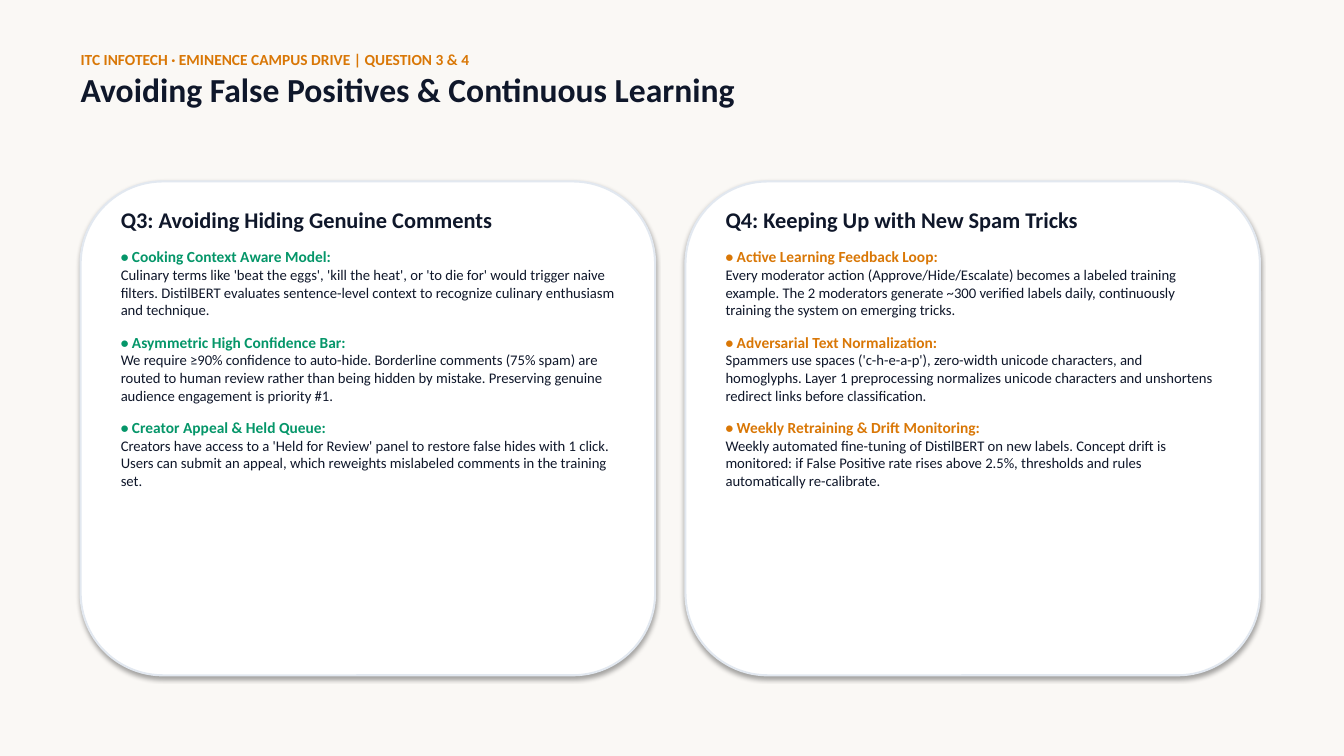
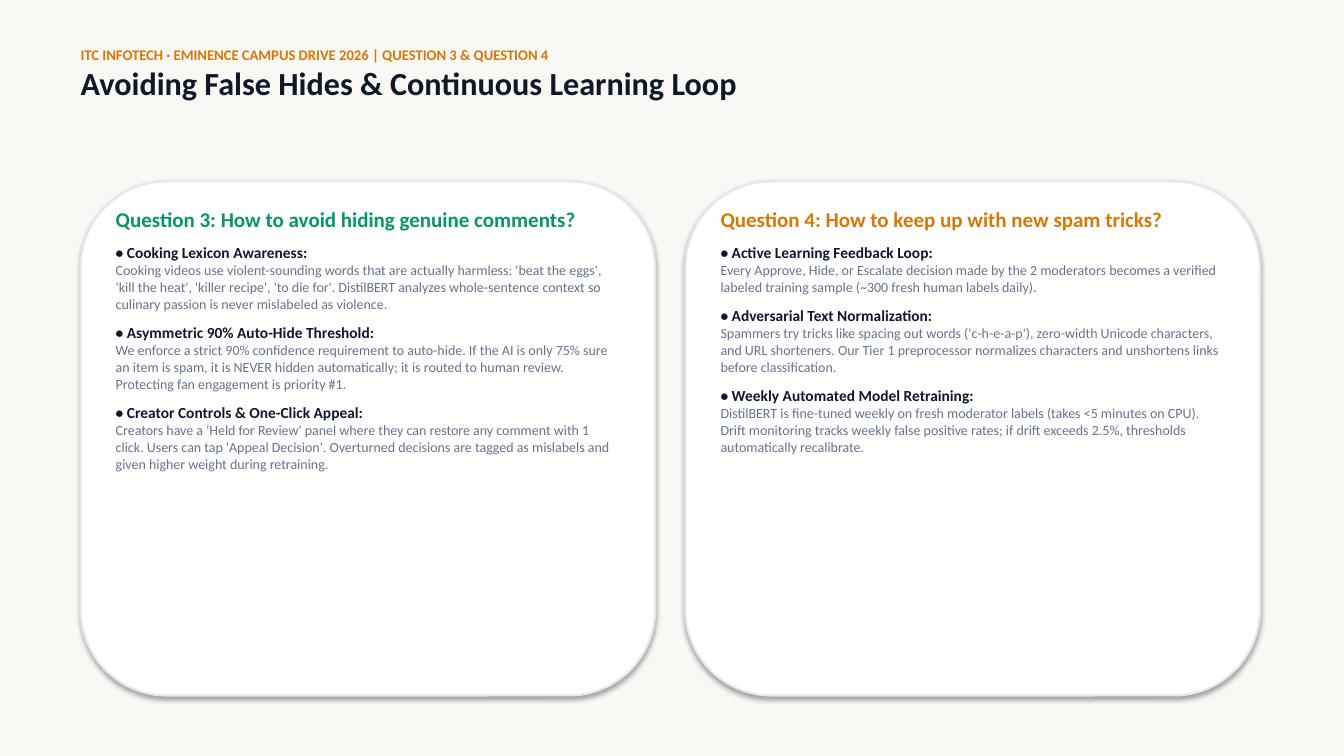
Before and after one commit to DHANUSH-BHEEMSETTY/Spam-and-Abusive-Comments-detection, a slide deck: slide 4 of CommentGuard_AI_Presentation.pptx. Drawn at 1344x756 pixels with LibreOffice and Linux fonts; fonts in the diff are those of the drawing. Boxes give left, top, right and bottom in pixels: in the first picture for what was removed or moved away, otherwise in the second. Text is boxed around its words. In the diff, an @@ line names an element or a change of style, - is before the commit and + after.

```diff
--- a/CommentGuard_AI_Presentation.pptx
+++ b/CommentGuard_AI_Presentation.pptx
@@ text at (81,50,737,101): text changed; size 11 to 10.5 pt @@
-ITC INFOTECH · EMINENCE CAMPUS DRIVE | QUESTION 3 & 4
-Avoiding False Positives & Continuous Learning
+ITC INFOTECH · EMINENCE CAMPUS DRIVE 2026 | QUESTION 3 & QUESTION 4
+Avoiding False Hides & Continuous Learning Loop
@@ rounded rectangle: place and size @@
-rounded rectangle at (81,181,655,676)
+rounded rectangle at (81,181,655,696)
@@ rounded rectangle: place and size @@
-rounded rectangle at (686,181,1260,676)
+rounded rectangle at (686,181,1260,696)
@@ text at (116,212,609,472): text changed; size 10.5 to 10 pt; text colour #0F172A to #64748B @@
-Q3: Avoiding Hiding Genuine Comments
-• Cooking Context Aware Model:
-Culinary terms like 'beat the eggs', 'kill the heat', or 'to die for' would trigger naive filters. DistilBERT evaluates sentence-level context to recognize culinary enthusiasm and technique.
-• Asymmetric High Confidence Bar:
-We require ≥90% confidence to auto-hide. Borderline comments (75% spam) are routed to human review rather than being hidden by mistake. Preserving genuine audience engagement is priority #1.
-• Creator Appeal & Held Queue:
-Creators have access to a 'Held for Review' panel to restore false hides with 1 click. Users can submit an appeal, which reweights mislabeled comments in the training set.
+Question 3: How to avoid hiding genuine comments?
+• Cooking Lexicon Awareness:
+Cooking videos use violent-sounding words that are actually harmless: 'beat the eggs', 'kill the heat', 'killer recipe', 'to die for'. DistilBERT analyzes whole-sentence context so culinary passion is never mislabeled as violence.
+• Asymmetric 90% Auto-Hide Threshold:
+We enforce a strict 90% confidence requirement to auto-hide. If the AI is only 75% sure an item is spam, it is NEVER hidden automatically; it is routed to human review. Protecting fan engagement is priority #1.
+• Creator Controls & One-Click Appeal:
+Creators have a 'Held for Review' panel where they can restore any comment with 1 click. Users can tap 'Appeal Decision'. Overturned decisions are tagged as mislabels and given higher weight during retraining.
@@ text at (721,212,1162,231): text changed; size 16 to 15 pt; text colour #0F172A to #D97706 @@
-Q4: Keeping Up with New Spam Tricks
+Question 4: How to keep up with new spam tricks?
@@ text at (721,265,1216,295): text changed; size 10.5 to 10 pt; text colour #0F172A to #64748B @@
-Every moderator action (Approve/Hide/Escalate) becomes a labeled training example. The 2 moderators generate ~300 verified labels daily, continuously training the system on emerging tricks.
+Every Approve, Hide, or Escalate decision made by the 2 moderators becomes a verified labeled training sample (~300 fresh human labels daily).
@@ text at (732,247,932,321): text colour #D97706 to #0F172A in "• Active Learning Feedback Loop:", "• Adversarial Text Normalization:"; less space between paragraphs @@
@@ text at (721,328,1218,454): text changed; size 10.5 to 10 pt; text colour #0F172A to #64748B @@
-Spammers use spaces ('c-h-e-a-p'), zero-width unicode characters, and homoglyphs. Layer 1 preprocessing normalizes unicode characters and unshortens redirect links before classification.
-• Weekly Retraining & Drift Monitoring:
-Weekly automated fine-tuning of DistilBERT on new labels. Concept drift is monitored: if False Positive rate rises above 2.5%, thresholds and rules automatically re-calibrate.
+Spammers try tricks like spacing out words ('c-h-e-a-p'), zero-width Unicode characters, and URL shorteners. Our Tier 1 preprocessor normalizes characters and unshortens links before classification.
+• Weekly Automated Model Retraining:
+DistilBERT is fine-tuned weekly on fresh moderator labels (takes <5 minutes on CPU). Drift monitoring tracks weekly false positive rates; if drift exceeds 2.5%, thresholds automatically recalibrate.
```
Also in this commit, not shown: 4 slides added, 3 slides removed, 5 other files.
